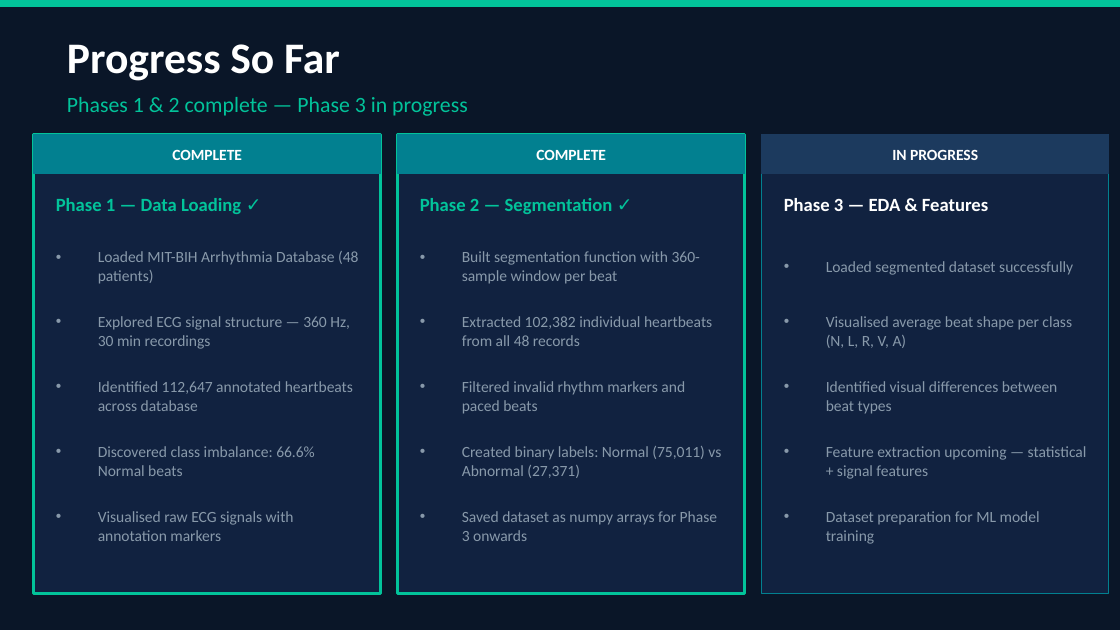
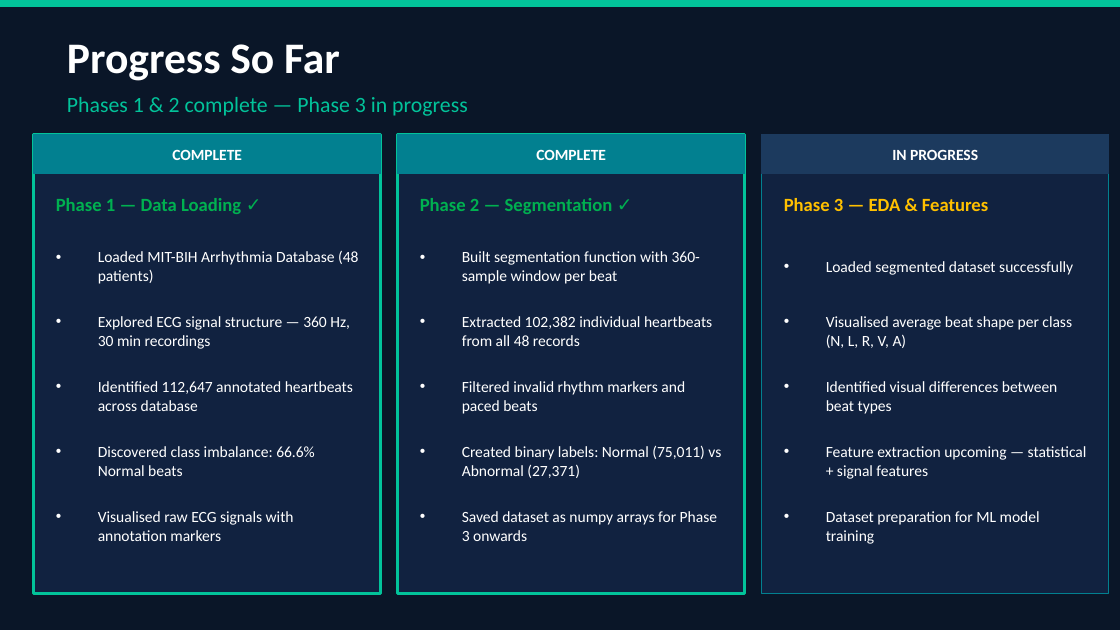
Before and after one commit to saugatpokharel/ecg-heartbeat-classification-xai, a slide deck: slide 3 of Docs/Interim_Presentation_Saugat_Pokharel_3093315.pptx. Drawn at 1120x630 pixels with LibreOffice and Linux fonts; fonts in the diff are those of the drawing. Boxes give left, top, right and bottom in pixels: in the first picture for what was removed or moved away, otherwise in the second. Text is boxed around its words. In the diff, an @@ line names an element or a change of style, - is before the commit and + after.

```diff
--- a/Docs/Interim_Presentation_Saugat_Pokharel_3093315.pptx
+++ b/Docs/Interim_Presentation_Saugat_Pokharel_3093315.pptx
@@ text "Phase 1 — Data Loading ..." at (56,198,241,214): text colour #02C39A to #00B050 @@
@@ text "Phase 2 — Segmentation ✓" at (420,198,613,214): text colour #02C39A to #00B050 @@
@@ text "Phase 3 — EDA & ..." at (784,198,988,211): text colour #FFFFFF to #FFC000 @@
@@ text colour #8899AA to #FFFFFF in 15 elements at (98,251,358,284), (98,316,350,349), (98,381,353,411), (98,446,315,476), (98,511,294,541), (462,251,700,284), (462,316,712,346), (462,381,685,414), (462,446,721,478), (462,511,717,541), (826,261,1073,275), (826,316,1072,348), (826,381,1058,414), (826,446,1087,479), (826,511,1040,544) @@
```
Also in this commit, not shown: 2 other slides changed.
